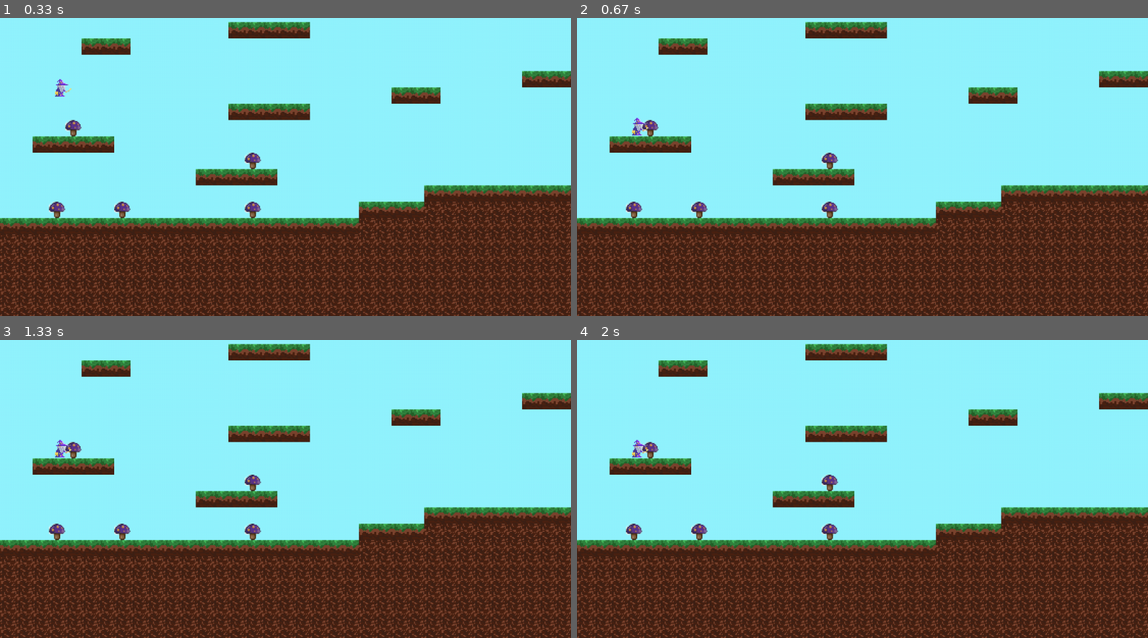
Above: before the commit, frames 1-4 (two rows, left to right).
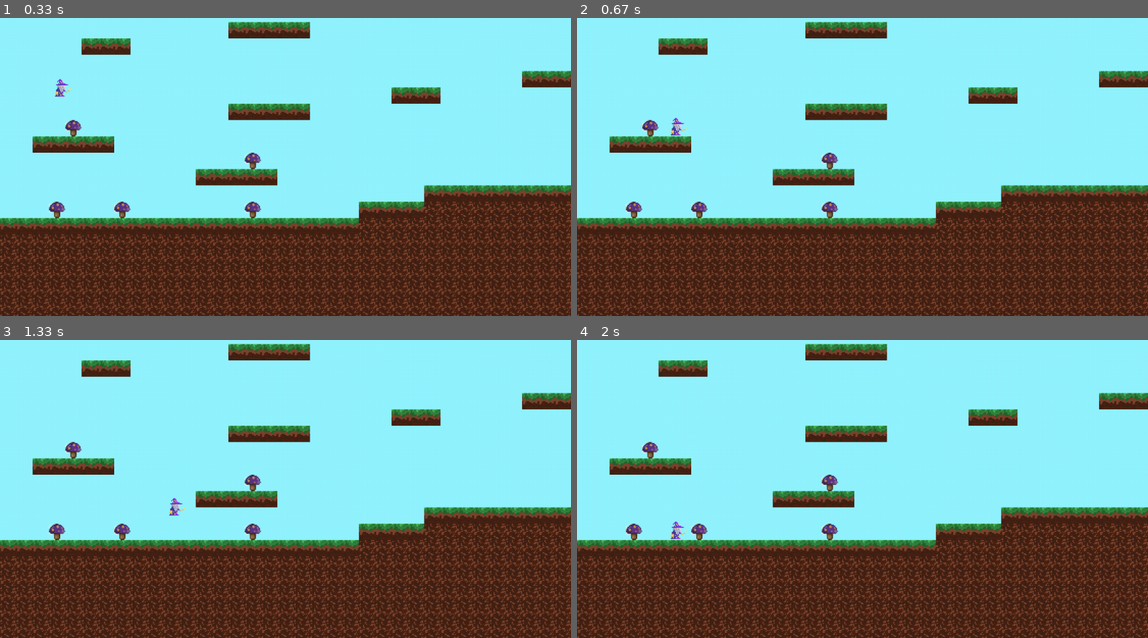
Above: after the commit, the same moments.

Repository: leonsmc/magicmushroom
Game: pygame game, started from main.py
Same seed, same stepped clock (60 frames per second), same inputs: the game is played once before the commit and once after it.
Inputs:
- Up to frame 1 (0.33 s): no input
- Up to frame 2 (0.67 s): hold D from 0.33 s (still down)
- Up to frame 3 (1.33 s): release D at 0.8 s; hold D 0.83-1.3 s
- Up to frame 4 (2 s): hold A 1.33-1.87 s; hold A from 1.9 s (still down)

Frame 1 is identical in both runs. In frame 2, 0.2% of the frame differs, in the area x 9-20%, y 33-40%; in frame 3, 0.2%, in the area x 9-33%, y 33-60%; in frame 4, 0.2%.

Commit message:
cleaned folders

Diff:
--- a/cave.txt
+++ /dev/null
@@ -1,20 +0,0 @@
-111111111111111111111111111111111111111111110000001111111111111111111111111111111111111110000000000000001111111
-111111111111111111111111111111111111111111110000001111111111111111111111111111111111111110000000000001111111111
-111111111111111111111111110000000000000000111100000000000000000000111111111111111111111111100000000000000000000
-000000111111111111000000000000000000000000000000000000000000000000001111111111111111110000000000000000000000000
-000000011111110000000000000000000000300000000000011111110000000000000011111111110000000000000000000000000000000
-000000000011111000000000000000000000111111100000000000000000000000000000000011100000000000000000000000000000000
-000000000000000000000000000000000000000000000000000000000000000000000000000000000300000000000000000000000000000
-000000000000000000000000000000000000000000000000000000000000000000000000000000000000000111111100000000000000000
-000000000000000000000000000030000000000000000000011111000000000000000000000000000111111111111111111111111111100
-000030000000000000000000000000000000000000000000000000000001111110000000000000000000111111111111111111111111111
-001111100000000000000000000000000000000000000000000011111111111111111000000011111111111111111111111111111111111
-000000000000003000000000000000000000000003000000111111111111111111111111111111111111111111111111111111111111111
-000000000000111110000000000000000000000000011111111111111111111111111111111111111111111111111111111111111111111
-000000000000000000000000002000000000111111111111111111111111111111111111111111111111111111111111111111111111111
-000300030000000300000000011111111111111111111111111111111111111111111111111111111111111111111111111111111111111
-000000000000000000000000011111111111111111111111111111111111111111111111111111111111111111111111111111111111111
-111111111111111111111111111111111111111111111111111111111111111111111111111111111111111111111111111111111111111
-111111111111111111111111111111111111111111111111111111111111111111111111111111111111111111111111111111111111111
-111111111111111111111111111111111111111111111111111111111111111111111111111111111111111111111111111111111111111
-111111111111111111111111111111111111111111111111111111111111111111111111111111111111111111111111111111111111111
--- a/main.py
+++ b/main.py
@@ -19,7 +19,7 @@
 yellow = (255, 255, 0)
 lightblue = (173, 216, 230)
 
-player_image = pygame.image.load('images/wiz.png').convert()
+player_image = pygame.image.load('world/wiz.png').convert()
 player_image = pygame.transform.scale(player_image, (20, 20))
 player_image.set_colorkey((0, 0, 0))
 
@@ -57,7 +57,7 @@
         y += 1
     return tile_rects
 
-game_map = mapper("overworld.txt")
+game_map = mapper("level_1.txt")
 
 def collision_test(rect, tiles):
     hit_list = []
@@ -100,7 +100,7 @@
 while True: # game loop
     display.fill((146,244,255))
 
-    tile_rects = blitter(mapper("overworld.txt"))
+    tile_rects = blitter(mapper("level_1.txt"))
 
     player_movement = [0, 0]
     if moving_right:
@@ -127,17 +127,17 @@
             pygame.quit() # stop pygame
             sys.exit() # stop script
         if event.type == KEYDOWN:
-            if event.key == K_RIGHT:
+            if event.key == K_d:
                 moving_right = True
-            if event.key == K_LEFT:
+            if event.key == K_a:
                 moving_left = True
-            if event.key == K_UP:
+            if event.key == K_SPACE:
                 if air_timer < 6:
                     player_y_momentum = -5
         if event.type == KEYUP:
-            if event.key == K_RIGHT:
+            if event.key == K_d:
                 moving_right = False
-            if event.key == K_LEFT:
+            if event.key == K_a:
                 moving_left = False
 
     surf = pygame.transform.scale(display, WINDOW_SIZE)
--- a/platformer.py
+++ /dev/null
@@ -1,144 +0,0 @@
-import pygame, time, math, random, os, sys
-clock = pygame.time.Clock()
-from pygame.locals import *
-pygame.init()
-pygame.display.set_caption("Magic Mushroom")
-
-height = 640
-length = 1120
-
-WINDOW_SIZE = (length,height)
-
-screen = pygame.display.set_mode(WINDOW_SIZE,0,32)
-display = pygame.Surface((length/2, height/2))
-
-GReeeN = (0, 255, 0)
-schwarz = (0, 0 , 0)
-white = (255, 255, 255)
-purple = (255, 0, 255)
-yellow = (255, 255, 0)
-lightblue = (173, 216, 230)
-
-player_image = pygame.image.load('images/wiz.png').convert()
-player_image = pygame.transform.scale(player_image, (20, 20))
-player_image.set_colorkey((0, 0, 0))
-
-grass_image = pygame.image.load('world/grass.png')
-TILE_SIZE = grass_image.get_width()
-
-dirt_image = pygame.image.load('world/dirt.png')
-
-def mapper(datei):
-    game_map = []
-    game_map_t = []
-    with open(datei, "r") as file:
-        for line in file:
-            for char in line:
-                game_map_t.append(char)
-            game_map.append(game_map_t)
-            game_map_t = []
-    return game_map
-
-def blitter(map):
-    tile_rects = []
-    y = 0
-    for row in map:
-        x = 0
-        for tile in row:
-            if tile == '1':
-                display.blit(dirt_image, (x * TILE_SIZE, y * TILE_SIZE))
-            if tile == '2':
-                display.blit(grass_image, (x * TILE_SIZE, y * TILE_SIZE))
-            if tile != '0':
-                tile_rects.append(pygame.Rect(x * TILE_SIZE, y * TILE_SIZE, TILE_SIZE, TILE_SIZE))
-            x += 1
-        y += 1
-    return tile_rects
-
-game_map = mapper("overworld.txt")
-
-def collision_test(rect, tiles):
-    hit_list = []
-    for tile in tiles:
-        if rect.colliderect(tile):
-            hit_list.append(tile)
-    return hit_list
-
-def move(rect, movement, tiles):
-    collision_types = {'top': False, 'bottom': False, 'right': False, 'left': False}
-    rect.x += movement[0]
-    hit_list = collision_test(rect, tiles)
-    for tile in hit_list:
-        if movement[0] > 0:
-            rect.right = tile.left
-            collision_types['right'] = True
-        elif movement[0] < 0:
-            rect.left = tile.right
-            collision_types['left'] = True
-    rect.y += movement[1]
-    hit_list = collision_test(rect, tiles)
-    for tile in hit_list:
-        if movement[1] > 0:
-            rect.bottom = tile.top
-            collision_types['bottom'] = True
-        elif movement[1] < 0:
-            rect.top = tile.bottom
-            collision_types['top'] = True
-    return rect, collision_types
-
-moving_right = False
-moving_left = False
-
-player_y_momentum = 0
-air_timer = 0
-
-player_rect = pygame.Rect(50, 50, player_image.get_width(), player_image.get_height())
-test_rect = pygame.Rect(100,100,100,50)
-
-while True: # game loop
-    display.fill((146,244,255))
-
-    tile_rects = blitter(mapper("overworld.txt"))
-
-    player_movement = [0, 0]
-    if moving_right:
-        player_movement[0] += 2
-    if moving_left:
-        player_movement[0] -= 2
-    player_movement[1] += player_y_momentum
-    player_y_momentum += 0.2
-    if player_y_momentum > 3:
-        player_y_momentum = 3
-
-    player_rect, collisions = move(player_rect, player_movement, tile_rects)
-
-    if collisions['bottom']:
-        player_y_momentum = 0
-        air_timer = 0
-    else:
-        air_timer += 1
-
-    display.blit(player_image, (player_rect.x, player_rect.y))
-
-    for event in pygame.event.get(): # event loop
-        if event.type == QUIT: # check for window quit
-            pygame.quit() # stop pygame
-            sys.exit() # stop script
-        if event.type == KEYDOWN:
-            if event.key == K_RIGHT:
-                moving_right = True
-            if event.key == K_LEFT:
-                moving_left = True
-            if event.key == K_UP:
-                if air_timer < 6:
-                    player_y_momentum = -5
-        if event.type == KEYUP:
-            if event.key == K_RIGHT:
-                moving_right = False
-            if event.key == K_LEFT:
-                moving_left = False
-
-    surf = pygame.transform.scale(display, WINDOW_SIZE)
-    screen.blit(surf, (0, 0))
-    pygame.display.update() # update display
-    clock.tick(60) # maintain 60 fps
Empty file removed: _init_.py
Binary file removed: images/bob.png
Binary file removed: images/bush.png
Binary file removed: images/center.png
Binary file removed: images/coin.png
Binary file removed: images/doggo.png
Binary file removed: images/drone.png
Binary file removed: images/dude.png
Binary file removed: images/gras.png
Binary file removed: images/gtr34.png
Binary file removed: images/holewall.png
Binary file removed: images/human.png
(and 14 more such lines)
